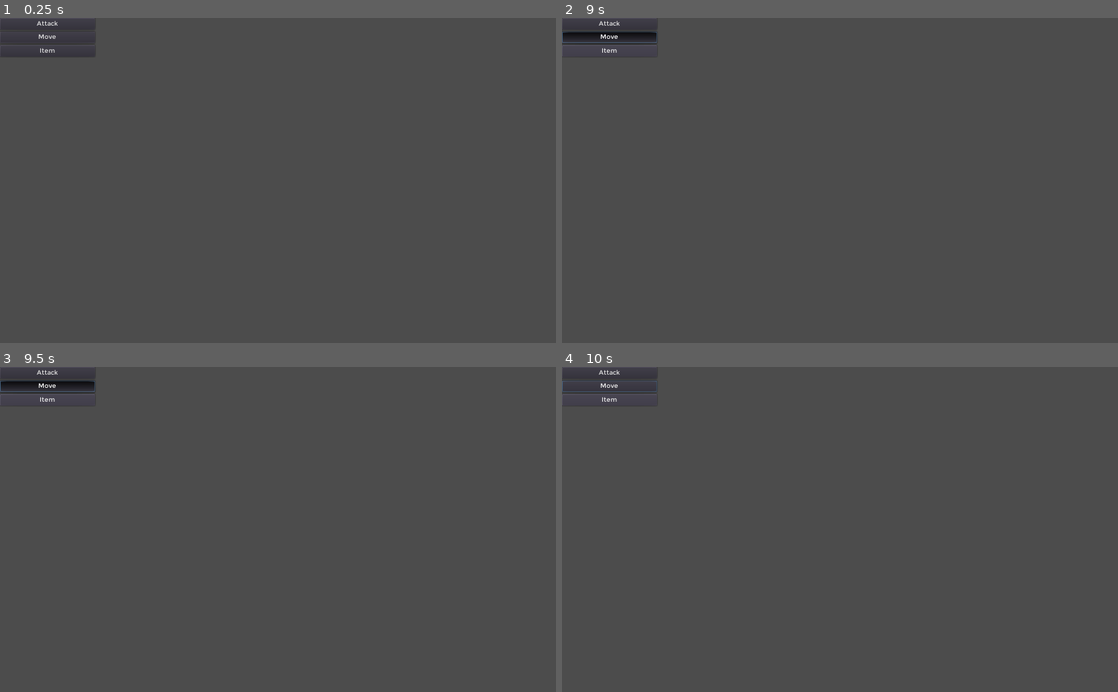
Above: before the commit, frames 1-4 (two rows, left to right).
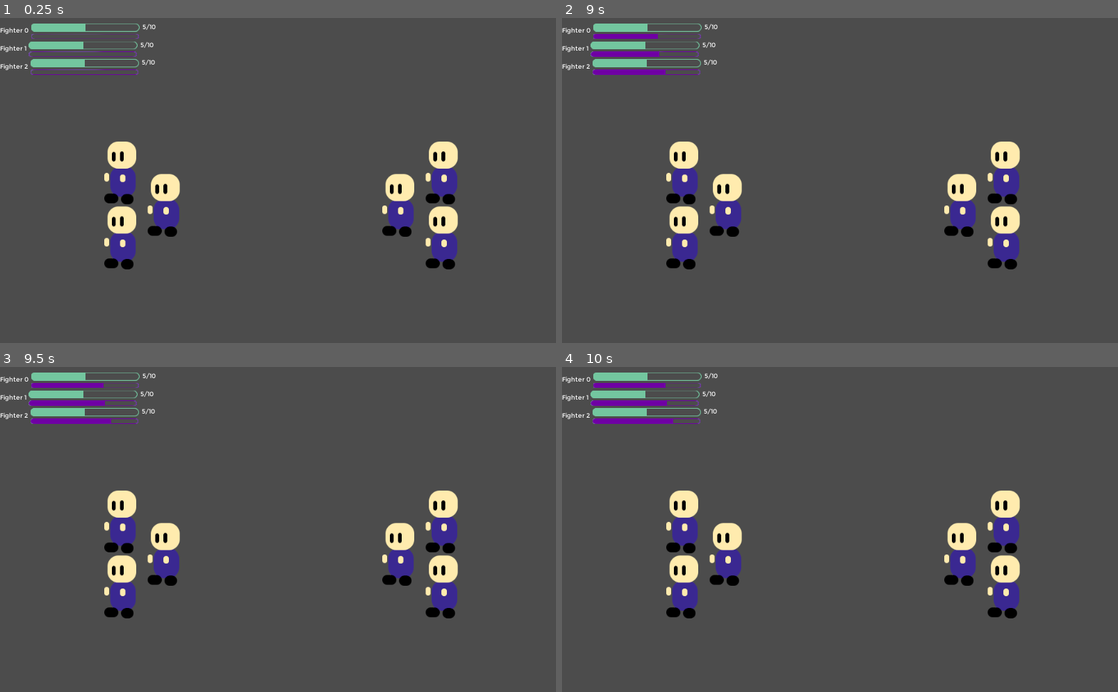
Above: after the commit, the same moments.

Repository: etruyj/rpg_core
Game: Godot game, scene res://battle/BattleMain.tscn
The game is run twice, just before and just after one commit, with the same random seed, the same clock (stepped at 60 frames per second) and the same inputs. Before the commit the project starts from res://battle/HUD/action_menu/action_menu.tscn.
Inputs (mouse positions are in pixels of both pictures, inside the frame that each line leads up to):
- Up to frame 1 (0.25 s): no input
- Up to frame 2 (9 s): click (612, 24) at 0.5 s, where only the run before the commit has a clickable "Attack"; click (612, 37) at 1.25 s, where only the run before the commit has a clickable "Move"; click (612, 50) at 2 s, where only the run before the commit has a clickable "Item"; tap Enter (make_selection, bound only after the commit) at 2.75, 3.6, 4.25, 5.1, 5.75, 6.6, 8.1 s; hold Right (move_right, bound only after the commit) 2.78-3.53 s; hold Enter (make_selection, bound only after the commit) 2.78-3.53 s; tap Space at 3.5, 5, 7.25 s; hold Down (move_down, bound only after the commit) 3.53-4.28 s; hold Right (move_right, bound only after the commit) 4.28-5.03 s; hold Enter (make_selection, bound only after the commit) 4.28-5.03 s; hold Up (move_up, bound only after the commit) 5.03-5.78 s; hold Enter (make_selection, bound only after the commit) 5.78-6.53 s; hold Left (move_left, bound only after the commit) 5.78-7.28 s; tap Escape (cancel_selection, bound only after the commit) at 6.4 s; hold Down (move_down, bound only after the commit) 7.28-8.03 s; hold Enter (make_selection, bound only after the commit) 7.28-8.03 s; hold Right (move_right, bound only after the commit) 8.03-8.78 s; hold Up (move_up, bound only after the commit) from 8.78 s (still down); hold Enter (make_selection, bound only after the commit) from 8.78 s (still down)
- Up to frame 3 (9.5 s): keep holding Up (move_up, bound only after the commit); keep holding Enter (make_selection, bound only after the commit)
- Up to frame 4 (10 s): release Up (move_up, bound only after the commit) at 9.53 s; release Enter (make_selection, bound only after the commit) at 9.53 s; hold Right (move_right, bound only after the commit) from 9.53 s (still down); tap Enter (make_selection, bound only after the commit) at 9.6 s

The runs differ from the first frame. In frame 1, 6.8% of the frame differs, in the area x 0-83%, y 0-78%; in frame 2, 7.5%; in frame 3, 7.6%; in frame 4, 7.2%.

Commit message:
Started the battle targeting system.

Diff:
--- a/battle/BattleLogic.gd
+++ b/battle/BattleLogic.gd
@@ -12,7 +12,7 @@
 #func _ready():
 #	pass # Replace with function body.
 
-static func find_target(actor, target_list):
+static func auto_find_target(actor, target_list):
 	if(actor.side == team.PLAYER):
 		for x in target_list[team.NPC].size():
 			if (target_list[team.NPC][x].status == state.ALIVE):
@@ -23,6 +23,8 @@
 			if (target_list[team.PLAYER][x].status == state.ALIVE):
 				return [team.PLAYER, x]
 
+
+
 # Called every frame. 'delta' is the elapsed time since the previous frame.
 #func _process(delta):
 #	pass
--- a/battle/BattleMain.gd
+++ b/battle/BattleMain.gd
@@ -3,18 +3,25 @@
 const BattleAction = preload("res://battle/BattleAction.gd")
 const BattleCharacter = preload("res://battle/characters/BattleCharacter.tscn")
 const BattleLogic = preload("res://battle/BattleLogic.gd")
+const PlayerInfo = preload("res://battle/HUD/status_bar/CharacterStats.tscn")
 const StartingPosition = preload("res://battle/StartingPosition.gd")
+# non-constants/non-static methods.
+var PlayerOptions = preload("res://battle/PlayerOptions.gd").new()
 
 enum action {ATTACK, MOVE, ITEM}
 enum team {PLAYER, NPC}
 
 var screen_size
 var fighting: bool #whether the battle is active or over.
+var selecting_target := false
+var action_ready := false
 
 var combatants_list = []# two dimensional array of both teams of combatants.
 var combatant # memory space for dynamic declaration of combatants.
 var living_characters = [] # how many characters are alive or dead.
 var timers # timers for each of the arrays.
+var player_target = []
+var player_choice
 
 # Queues for processing execution order.
 # Action queues are the queues for action decisions to be
@@ -40,11 +47,17 @@
 	living_characters.append(3) # team.NPC
 
 	fighting = true # battle is active
+	player_target.append(team.NPC)
+	player_target.append(0)
+	$HUD/ActionMenu/MenuList/Attack.connect("pressed", self, "_action_selected")
+	$HUD/ActionMenu/MenuList/Item.connect("pressed", self, "_action_selected")
+	PlayerOptions.connect("return_to_menu", self, "_escape_target_selection")
 
 	#============================================
 	# Generation of blank characters for testing.
 	var name
 	var start
+	var stats_bar
 	var itr = 0
 	for x in 2:
 		for y in 3:
@@ -60,18 +73,23 @@
 			combatant.connect("is_dead", self, "_someone_dies")
 
 			if(x==team.PLAYER):
-				if(y==0):
-					$StatsBar/HBoxContainer/VBoxContainer/Party_0.load_values(combatant.char_name, combatant.hp, combatant.max_hp, combatant.action_time_left(), combatant.action_time_wait())
-					combatant.connect("is_hit", $StatsBar/HBoxContainer/VBoxContainer/Party_0, "_update_hp")
-					combatant.connect("timer_value", $StatsBar/HBoxContainer/VBoxContainer/Party_0, "_update_action_bar")
-				if(y==1):
-					$StatsBar/HBoxContainer/VBoxContainer/Party_1.load_values(combatant.char_name, combatant.hp, combatant.max_hp, combatant.action_time_left(), combatant.action_time_wait())
-					combatant.connect("is_hit", $StatsBar/HBoxContainer/VBoxContainer/Party_1, "_update_hp")
-					combatant.connect("timer_value", $StatsBar/HBoxContainer/VBoxContainer/Party_1, "_update_action_bar")
-				if(y==2):
-					$StatsBar/HBoxContainer/VBoxContainer/Party_2.load_values(combatant.char_name, combatant.hp, combatant.max_hp, combatant.action_time_left(), combatant.action_time_wait())
-					combatant.connect("is_hit", $StatsBar/HBoxContainer/VBoxContainer/Party_2, "_update_hp")
-					combatant.connect("timer_value", $StatsBar/HBoxContainer/VBoxContainer/Party_2, "_update_action_bar")
+				stats_bar = PlayerInfo.instance()
+				stats_bar.load_values(combatant.char_name, combatant.hp, combatant.max_hp, combatant.action_time_left(), combatant.action_time_wait())
+				combatant.connect("is_hit", stats_bar, "_update_hp")
+				combatant.connect("timer_value", stats_bar, "_update_action_bar")
+				$HUD/StatsBar/HBoxContainer/VBoxContainer.add_child(stats_bar)
+				#if(y==0):
+				#	$StatsBar/HBoxContainer/VBoxContainer/Party_0.load_values(combatant.char_name, combatant.hp, combatant.max_hp, combatant.action_time_left(), combatant.action_time_wait())
+				#	combatant.connect("is_hit", $StatsBar/HBoxContainer/VBoxContainer/Party_0, "_update_hp")
+				#	combatant.connect("timer_value", $StatsBar/HBoxContainer/VBoxContainer/Party_0, "_update_action_bar")
+				#if(y==1):
+				#	$StatsBar/HBoxContainer/VBoxContainer/Party_1.load_values(combatant.char_name, combatant.hp, combatant.max_hp, combatant.action_time_left(), combatant.action_time_wait())
+				#	combatant.connect("is_hit", $StatsBar/HBoxContainer/VBoxContainer/Party_1, "_update_hp")
+				#	combatant.connect("timer_value", $StatsBar/HBoxContainer/VBoxContainer/Party_1, "_update_action_bar")
+				#if(y==2):
+				#	$StatsBar/HBoxContainer/VBoxContainer/Party_2.load_values(combatant.char_name, combatant.hp, combatant.max_hp, combatant.action_time_left(), combatant.action_time_wait())
+				#	combatant.connect("is_hit", $StatsBar/HBoxContainer/VBoxContainer/Party_2, "_update_hp")
+				#	combatant.connect("timer_value", $StatsBar/HBoxContainer/VBoxContainer/Party_2, "_update_action_bar")
 			print("Added " + name + " to roster")
 			itr+= 1
 	#============================================
@@ -91,6 +109,15 @@
 		npc_action_queue.append(index)
 		print("added " + character + " to the NPC action queue")
 
+func _action_selected(choice):
+	print("Action [" + choice + "] selected")
+	player_choice = choice
+	selecting_target = true
+
+func _escape_target_selection():
+	selecting_target = false
+	$HUD/ActionMenu.show_menu()
+
 func _someone_dies(side):
 	if(side == team.PLAYER):
 		living_characters[team.PLAYER] -= 1
@@ -104,29 +131,40 @@
 			print("NPCs defeated")
 		_battle_over()
 
+func _target_selected():
+	selecting_target = false
+	action_ready = true
+
 # Called every frame. 'delta' is the elapsed time since the previous frame.
 func _process(delta):
 	# Process the player and npc action queues as
 	# well as the execution queue.
 
-	var choice
-	var target
+	var npc_choice
+	var npc_target
 
 	if(fighting):
 		if(player_action_queue.size() > 0):
 			combatants_list[team.PLAYER][player_action_queue[0]].pause_action_timer()
-			print("Queuing action for " + combatants_list[team.PLAYER][player_action_queue[0]].char_name)
-			target = BattleLogic.find_target(combatants_list[team.PLAYER][player_action_queue[0]], combatants_list)
-			choice = BattleAction.new(team.PLAYER, player_action_queue[0], target[0], target[1], action.ATTACK)
-			execution_queue.append(choice)
-			player_action_queue.remove(0)
+
+			if(!selecting_target && !action_ready):
+				$HUD/ActionMenu.show_menu()
+			elif(!action_ready):
+				combatants_list[player_target[0]][player_target[1]].is_targeted()
+				player_target = PlayerOptions.find_target(player_target, combatants_list)
+			else:
+				print("Queuing action for " + combatants_list[team.PLAYER][player_action_queue[0]].char_name)
+				player_choice = BattleAction.new(team.PLAYER, player_action_queue[0], player_target[0], player_target[1], player_choice)
+				execution_queue.append(player_choice)
+				player_action_queue.remove(0)
+			#$ActionMenu.selection_made()
 
 		if(npc_action_queue.size() > 0):
 			combatants_list[team.NPC][npc_action_queue[0]].pause_action_timer()
 			print("Queuing action for " + combatants_list[team.NPC][npc_action_queue[0]].char_name)
-			target = BattleLogic.find_target(combatants_list[team.NPC][npc_action_queue[0]], combatants_list)
-			choice = BattleAction.new(team.NPC, npc_action_queue[0], target[0], target[1], action.ATTACK)
-			execution_queue.append(choice)
+			npc_target = BattleLogic.auto_find_target(combatants_list[team.NPC][npc_action_queue[0]], combatants_list)
+			npc_choice = BattleAction.new(team.NPC, npc_action_queue[0], npc_target[0], npc_target[1], action.ATTACK)
+			execution_queue.append(npc_choice)
 			npc_action_queue.remove(0)
 
 		if(execution_queue.size() > 0):
--- a/battle/BattleMain.tscn
+++ b/battle/BattleMain.tscn
@@ -1,9 +1,9 @@
 [gd_scene load_steps=3 format=2]
 
 [ext_resource path="res://battle/BattleMain.gd" type="Script" id=1]
-[ext_resource path="res://battle/HUD/status_bar/StatsBar.tscn" type="PackedScene" id=2]
+[ext_resource path="res://battle/HUD/HUD.tscn" type="PackedScene" id=2]
 
 [node name="BattleMain" type="Node2D"]
 script = ExtResource( 1 )
 
-[node name="StatsBar" parent="." instance=ExtResource( 2 )]
+[node name="HUD" parent="." instance=ExtResource( 2 )]
--- /dev/null
+++ b/battle/HUD/HUD.tscn
@@ -0,0 +1,10 @@
+[gd_scene load_steps=3 format=2]
+
+[ext_resource path="res://battle/HUD/action_menu/ActionMenu.tscn" type="PackedScene" id=1]
+[ext_resource path="res://battle/HUD/status_bar/StatsBar.tscn" type="PackedScene" id=2]
+
+[node name="HUD" type="CanvasLayer"]
+
+[node name="ActionMenu" parent="." instance=ExtResource( 1 )]
+
+[node name="StatsBar" parent="." instance=ExtResource( 2 )]
--- /dev/null
+++ b/battle/HUD/action_menu/ActionMenu.gd
@@ -0,0 +1,39 @@
+extends MarginContainer
+
+var highlighted_button := 0
+
+# Declare member variables here. Examples:
+# var a = 2
+# var b = "text"
+
+
+# Called when the node enters the scene tree for the first time.
+func _ready():
+	hide_menu()
+
+func show_menu():
+	$MenuList.get_child(highlighted_button).grab_focus()
+	show()
+
+func hide_menu():
+	hide()
+
+# Called every frame. 'delta' is the elapsed time since the previous frame.
+func _process(_delta):
+	if(Input.is_action_just_released("move_up")):
+		$MenuList.get_child(highlighted_button).emit_signal("focus_exited")
+		if(highlighted_button == 0):
+			highlighted_button = $MenuList.get_child_count() -1
+		else:
+			highlighted_button -= 1
+		$MenuList.get_child(highlighted_button).emit_signal("focus_entered")
+	if(Input.is_action_just_released("move_down")):
+		$MenuList.get_child(highlighted_button).emit_signal("focus_exited")
+		if(highlighted_button == $MenuList.get_child_count() - 1):
+			highlighted_button = 0
+		else:
+			highlighted_button += 1
+		$MenuList.get_child(highlighted_button).emit_signal("focus_entered")
+	if(Input.is_action_pressed("make_selection")):
+		$MenuList.get_child(highlighted_button).emit_signal("pressed", $MenuList.get_child(highlighted_button).name)
+		hide_menu()
--- /dev/null
+++ b/battle/HUD/action_menu/ActionMenu.tscn
@@ -0,0 +1,36 @@
+[gd_scene load_steps=3 format=2]
+
+[ext_resource path="res://fonts/montreal/Montreal.tres" type="DynamicFont" id=1]
+[ext_resource path="res://battle/HUD/action_menu/ActionMenu.gd" type="Script" id=2]
+
+[node name="ActionMenu" type="MarginContainer"]
+margin_left = 800.0
+margin_top = 400.0
+margin_right = 943.0
+margin_bottom = 474.0
+script = ExtResource( 2 )
+
+[node name="MenuList" type="VBoxContainer" parent="."]
+margin_right = 143.0
+margin_bottom = 74.0
+alignment = 1
+
+[node name="Attack" type="Button" parent="MenuList"]
+margin_right = 143.0
+margin_bottom = 22.0
+custom_fonts/font = ExtResource( 1 )
+text = "Attack"
+
+[node name="Move" type="Button" parent="MenuList"]
+margin_top = 26.0
+margin_right = 143.0
+margin_bottom = 48.0
+custom_fonts/font = ExtResource( 1 )
+text = "Move"
+
+[node name="Item" type="Button" parent="MenuList"]
+margin_top = 52.0
+margin_right = 143.0
+margin_bottom = 74.0
+custom_fonts/font = ExtResource( 1 )
+text = "Item"
--- a/battle/HUD/action_menu/action_menu.tscn
+++ /dev/null
@@ -1,31 +0,0 @@
-[gd_scene load_steps=2 format=2]
-
-[ext_resource path="res://fonts/montreal/Montreal.tres" type="DynamicFont" id=1]
-
-[node name="ActionMenu" type="MarginContainer"]
-margin_right = 175.0
-margin_bottom = 100.0
-
-[node name="VBoxContainer" type="VBoxContainer" parent="."]
-margin_right = 175.0
-margin_bottom = 100.0
-
-[node name="Attack" type="Button" parent="VBoxContainer"]
-margin_right = 175.0
-margin_bottom = 22.0
-custom_fonts/font = ExtResource( 1 )
-text = "Attack"
-
-[node name="Move" type="Button" parent="VBoxContainer"]
-margin_top = 26.0
-margin_right = 175.0
-margin_bottom = 48.0
-custom_fonts/font = ExtResource( 1 )
-text = "Move"
-
-[node name="Item" type="Button" parent="VBoxContainer"]
-margin_top = 52.0
-margin_right = 175.0
-margin_bottom = 74.0
-custom_fonts/font = ExtResource( 1 )
-text = "Item"
--- a/battle/HUD/status_bar/Character_Stats.gd
+++ b/battle/HUD/status_bar/CharacterStats.gd
@@ -10,7 +10,7 @@
 
 # Called when the node enters the scene tree for the first time.
 func _ready():
-	hide()
+	show()
 
 func load_values(name, health, max_health, ap_bar, ap_bar_max):
 	display_name = name
@@ -25,7 +25,6 @@
 	_update_hp(hp)
 	_update_action_bar(action_bar)
 
-	show()
 
 func _update_hp(new_hp):
 	$HBoxContainer/ProgressBars/HPInfo/HBoxContainer/HP.text = str(new_hp) + "/" + str(hp_max)
--- a/battle/HUD/status_bar/character_stats.tscn
+++ b/battle/HUD/status_bar/CharacterStats.tscn
@@ -1,11 +1,11 @@
 [gd_scene load_steps=7 format=2]
 
-[ext_resource path="res://battle/HUD/status_bar/hp_gauge_fill.png" type="Texture" id=1]
-[ext_resource path="res://fonts/montreal/Montreal.tres" type="DynamicFont" id=2]
-[ext_resource path="res://battle/HUD/status_bar/action_gauge_bg.png" type="Texture" id=3]
+[ext_resource path="res://battle/HUD/status_bar/action_gauge_bg.png" type="Texture" id=1]
+[ext_resource path="res://battle/HUD/status_bar/hp_gauge_fill.png" type="Texture" id=2]
+[ext_resource path="res://fonts/montreal/Montreal.tres" type="DynamicFont" id=3]
 [ext_resource path="res://battle/HUD/status_bar/action_gauge_fill.png" type="Texture" id=4]
 [ext_resource path="res://battle/HUD/status_bar/hp_gauge_bg.png" type="Texture" id=5]
-[ext_resource path="res://battle/HUD/status_bar/Character_Stats.gd" type="Script" id=6]
+[ext_resource path="res://battle/HUD/status_bar/CharacterStats.gd" type="Script" id=6]
 
 [node name="Character_Stats" type="MarginContainer"]
 margin_right = 40.0
--- a/battle/HUD/status_bar/StatsBar.tscn
+++ b/battle/HUD/status_bar/StatsBar.tscn
@@ -1,6 +1,4 @@
-[gd_scene load_steps=2 format=2]
-
-[ext_resource path="res://battle/HUD/status_bar/character_stats.tscn" type="PackedScene" id=2]
+[gd_scene format=2]
 
 [node name="StatsBar" type="MarginContainer"]
 margin_top = 10.0
@@ -12,19 +10,4 @@
 margin_bottom = 115.0
 
 [node name="VBoxContainer" type="VBoxContainer" parent="HBoxContainer"]
-margin_right = 330.0
 margin_bottom = 115.0
-
-[node name="Party_0" parent="HBoxContainer/VBoxContainer" instance=ExtResource( 2 )]
-margin_right = 330.0
-margin_bottom = 30.0
-
-[node name="Party_1" parent="HBoxContainer/VBoxContainer" instance=ExtResource( 2 )]
-margin_top = 34.0
-margin_right = 330.0
-margin_bottom = 64.0
-
-[node name="Party_2" parent="HBoxContainer/VBoxContainer" instance=ExtResource( 2 )]
-margin_top = 68.0
-margin_right = 330.0
-margin_bottom = 98.0
--- /dev/null
+++ b/battle/PlayerOptions.gd
@@ -0,0 +1,74 @@
+extends Node
+
+enum state {ALIVE, DEAD}
+
+signal return_to_menu
+signal target_selected
+
+# Target selection
+# Added a more complex recursive code to prevent the selection of dead characters. If
+# the next target in the list is dead, skip the target.
+# Direction is used to determine if the player was scrolling up or down through the list.
+# Up is assumed in the case of switch over from the left.
+func select_Target(target, target_list, direction):
+	if(target_list[target[0]][target[1]].status == state.DEAD):
+		# Character is dead. Choose a new one based on the direction
+		# pressed by the player.
+		# Then call this function to see if that character is state.ALIVE
+		if(direction == "up"):
+			if(target[1] == target_list[target[0]].size()-1):
+				target[1] = 0
+			else:
+				target[1] += 1
+		else:
+			if(target[1] == 0):
+				target[1] = target_list.size()-1
+			else:
+				target[1] -= 1
+		select_Target(target, target_list, direction)
+	else:
+		target_list[target[0]][target[1]].is_targeted()
+		return target
+
+# Called when the node enters the scene tree for the first time.
+func find_target(last_target, target_list):
+	var target = last_target
+
+	if(Input.is_action_just_pressed("move_right") || Input.is_action_just_released("move_left")):
+		target_list[last_target[0]][last_target[1]].is_not_targeted()
+		if(target[0] == 0):
+			target[0] = 1
+		else:
+			target[0] = 0
+		select_Target(target, target_list, "up")
+
+	if(Input.is_action_just_pressed("move_up")):
+		target_list[last_target[0]][last_target[1]].is_not_targeted()
+
+		if(target[1] == 0):
+			target[1] = target_list[target[0]].size()-1
+		else:
+			target[1] -= 1
+
+		select_Target(target, target_list, "up")
+
+	if(Input.is_action_just_pressed("move_down")):
+		target_list[last_target[0]][last_target[1]].is_not_targeted()
+
+		if(target[1] == target_list[target[0]].size() - 1):
+			target[1] = 0
+		else:
+			target[1] += 1
+
+		select_Target(target, target_list, "down")
+
+	if(Input.is_action_just_pressed("make_selection")):
+		emit_signal("target_selected")
+
+	if(Input.is_action_just_pressed("cancel_selection")):
+		target_list[last_target[0]][last_target[1]].is_not_targeted()
+		emit_signal("return_to_menu")
+	return target
+# Called every frame. 'delta' is the elapsed time since the previous frame.
+#func _process(delta):
+#	pass
--- a/battle/characters/BattleCharacter.gd
+++ b/battle/characters/BattleCharacter.gd
@@ -38,6 +38,12 @@
 	print("Starting " + char_name + "'s timer")
 	$ActionTimer.connect('timeout', get_parent(), '_on_action_timer_timeout', [char_name, side, array_index])
 	$ActionTimer.start()
+
+	if(status == state.ALIVE):
+		$AnimatedSprite.animation=="standing"
+	else:
+		$AnimatedSprite.animation=="dead"
+
 	show()
 
 
@@ -68,6 +74,12 @@
 
 	emit_signal("is_hit", hp)
 
+func is_targeted():
+	$AnimatedSprite.animation = "targeted"
+
+func is_not_targeted():
+	$AnimatedSprite.animation = "standing"
+
 func action_time_left()->float:
 	return $ActionTimer.time_left
 
@@ -81,6 +93,9 @@
 	stop_action_timer()
 	emit_signal("is_dead", side)
 
+func get_status()-> int:
+	return status
+
 func pause_action_timer():
 	stop_action_timer()
 
@@ -90,6 +105,13 @@
 func stop_action_timer():
 	$ActionTimer.stop()
 
+func toggle_focus():
+	print(char_name + ".toggle_focus(): $AnimatedSprint.animation==" + $AnimatedSprite.animation)
+	if($AnimatedSprite.animation == "standing"):
+		$AnimatedSprite.animation = "targeted"
+	else:
+		$AnimatedSprite.animation = "standing"
+
 # Called every frame. 'delta' is the elapsed time since the previous frame.
 func _process(_delta):
 
--- a/battle/characters/BattleCharacter.tscn
+++ b/battle/characters/BattleCharacter.tscn
@@ -1,8 +1,9 @@
-[gd_scene load_steps=5 format=2]
+[gd_scene load_steps=6 format=2]
 
 [ext_resource path="res://battle/characters/BattleCharacter.gd" type="Script" id=1]
 [ext_resource path="res://battle/characters/temp_sprite.png" type="Texture" id=2]
 [ext_resource path="res://battle/characters/temp_sprite_dead.png" type="Texture" id=3]
+[ext_resource path="res://battle/characters/temp_sprite_focused.png" type="Texture" id=4]
 
 [sub_resource type="SpriteFrames" id=1]
 animations = [ {
@@ -15,6 +16,11 @@
 "loop": true,
 "name": "dead",
 "speed": 5.0
+}, {
+"frames": [ ExtResource( 4 ) ],
+"loop": true,
+"name": "targeted",
+"speed": 5.0
 } ]
 
 [node name="BattleCharacter" type="Node2D"]
--- a/project.godot
+++ b/project.godot
@@ -12,7 +12,7 @@
 
 config/name="RPG Core"
 config/description="Core components for a JRPG. To be forked for an actual RPG."
-run/main_scene="res://battle/HUD/action_menu/action_menu.tscn"
+run/main_scene="res://battle/BattleMain.tscn"
 config/icon="res://icon.png"
 
 [display]
@@ -24,6 +24,43 @@
 
 window=false
 
+[input]
+
+move_right={
+"deadzone": 0.5,
+"events": [ Object(InputEventKey,"resource_local_to_scene":false,"resource_name":"","device":0,"alt":false,"shift":false,"control":false,"meta":false,"command":false,"pressed":false,"scancode":16777233,"physical_scancode":0,"unicode":0,"echo":false,"script":null)
+, Object(InputEventKey,"resource_local_to_scene":false,"resource_name":"","device":0,"alt":false,"shift":false,"control":false,"meta":false,"command":false,"pressed":false,"scancode":68,"physical_scancode":0,"unicode":0,"echo":false,"script":null)
+ ]
+}
+move_left={
+"deadzone": 0.5,
+"events": [ Object(InputEventKey,"resource_local_to_scene":false,"resource_name":"","device":0,"alt":false,"shift":false,"control":false,"meta":false,"command":false,"pressed":false,"scancode":16777231,"physical_scancode":0,"unicode":0,"echo":false,"script":null)
+, Object(InputEventKey,"resource_local_to_scene":false,"resource_name":"","device":0,"alt":false,"shift":false,"control":false,"meta":false,"command":false,"pressed":false,"scancode":65,"physical_scancode":0,"unicode":0,"echo":false,"script":null)
+ ]
+}
+move_up={
+"deadzone": 0.5,
+"events": [ Object(InputEventKey,"resource_local_to_scene":false,"resource_name":"","device":0,"alt":false,"shift":false,"control":false,"meta":false,"command":false,"pressed":false,"scancode":16777232,"physical_scancode":0,"unicode":0,"echo":false,"script":null)
+, Object(InputEventKey,"resource_local_to_scene":false,"resource_name":"","device":0,"alt":false,"shift":false,"control":false,"meta":false,"command":false,"pressed":false,"scancode":87,"physical_scancode":0,"unicode":0,"echo":false,"script":null)
+ ]
+}
+move_down={
+"deadzone": 0.5,
+"events": [ Object(InputEventKey,"resource_local_to_scene":false,"resource_name":"","device":0,"alt":false,"shift":false,"control":false,"meta":false,"command":false,"pressed":false,"scancode":16777234,"physical_scancode":0,"unicode":0,"echo":false,"script":null)
+, Object(InputEventKey,"resource_local_to_scene":false,"resource_name":"","device":0,"alt":false,"shift":false,"control":false,"meta":false,"command":false,"pressed":false,"scancode":83,"physical_scancode":0,"unicode":0,"echo":false,"script":null)
+ ]
+}
+make_selection={
+"deadzone": 0.5,
+"events": [ Object(InputEventKey,"resource_local_to_scene":false,"resource_name":"","device":0,"alt":false,"shift":false,"control":false,"meta":false,"command":false,"pressed":false,"scancode":16777221,"physical_scancode":0,"unicode":0,"echo":false,"script":null)
+ ]
+}
+cancel_selection={
+"deadzone": 0.5,
+"events": [ Object(InputEventKey,"resource_local_to_scene":false,"resource_name":"","device":0,"alt":false,"shift":false,"control":false,"meta":false,"command":false,"pressed":false,"scancode":16777217,"physical_scancode":0,"unicode":0,"echo":false,"script":null)
+ ]
+}
+
 [physics]
 
 common/enable_pause_aware_picking=true
Not shown: 3 places in battle/HUD/status_bar/CharacterStats.tscn that only renumber resources
Binary file added: battle/characters/temp_sprite_focused.png
Not shown, added: battle/characters/temp_sprite_focused.png.import
